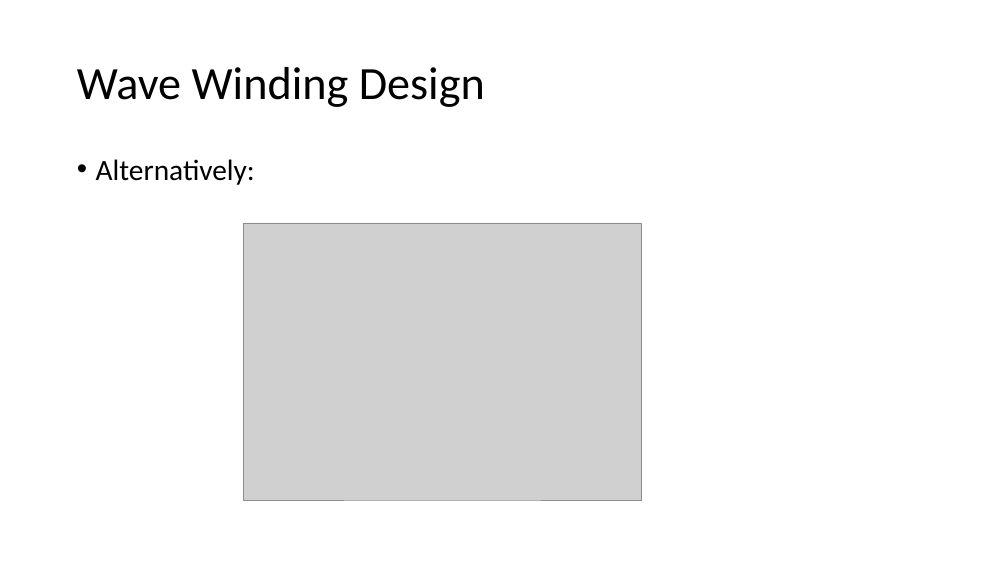
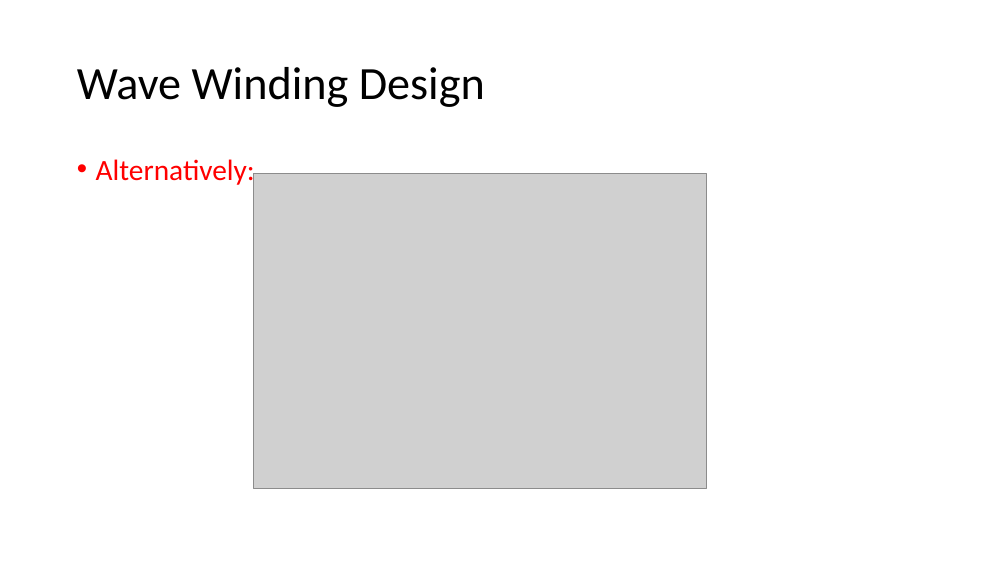
Before and after one commit to sametyakut/Studies, a slide deck: slide 7 of Presentations/Keysani_Sunum_Winding_Design_2023_03_08.pptx. Drawn at 1008x567 pixels with LibreOffice and Linux fonts; fonts in the diff are those of the drawing; grey boxes stand for pictures. Boxes give left, top, right and bottom in pixels: in the first picture for what was removed or moved away, otherwise in the second. Text is boxed around its words. In the diff, an @@ line names an element or a change of style, - is before the commit and + after.

```diff
--- a/Presentations/Keysani_Sunum_Winding_Design_2023_03_08.pptx
+++ b/Presentations/Keysani_Sunum_Winding_Design_2023_03_08.pptx
@@ text "Alternatively:" at <box>96,159,255,187</box>: text colour #000000 to #FF0000 @@
@@ picture: place and size @@
-picture at <box>243,223,642,500</box>
+picture at <box>253,173,706,488</box>
```
Also in this commit, not shown: 2 other slides changed.
